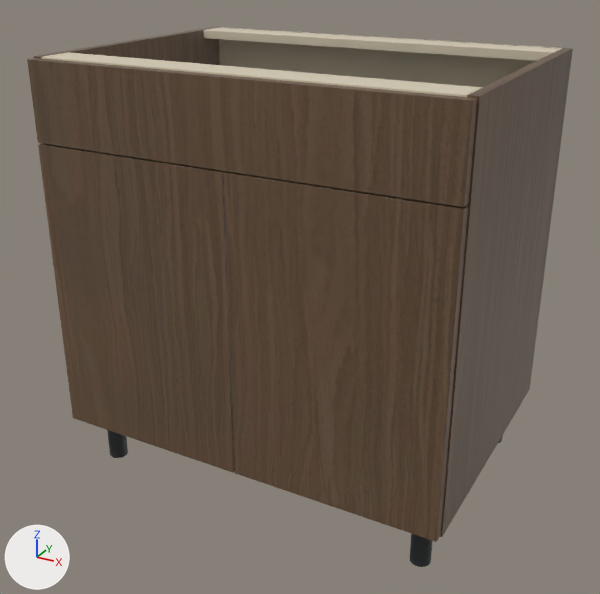
What one commit did to the glTF model storefront/public/cabinet-inventory/models/oppein-ply-mso-sb33.glb.
Rendered twice from a camera (50 mm lens) standing at (1.182, -1.728, 1.084) and looking at (0.415, -0.332, 0.386). The lights are fixed; the arrows at lower left show +X, +Y and +Z. The picture after the commit comes second. Where no turn or scale is listed for an object, it has been applied to the vertices.

The first picture shows 'Cabinet back', 'Cabinet side', 'Cabinet side.001', 'Door', 'Door.001', 'False drawer front', 'Top support rail', 'Top support rail.001' and 2 more.
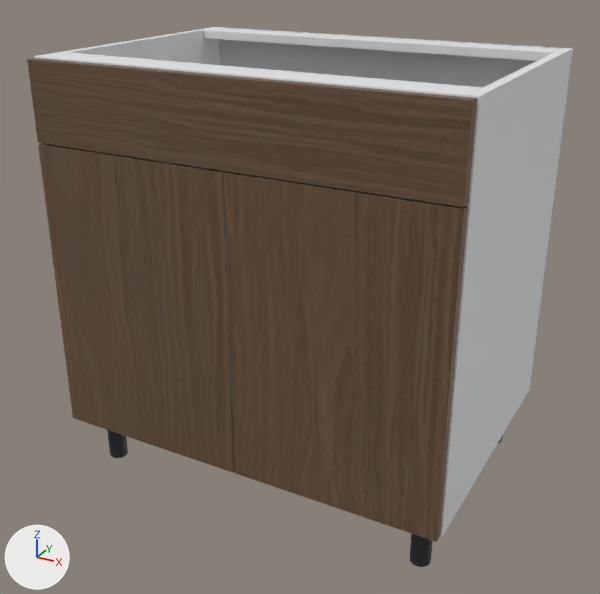
Patch to the scene script:
```diff
--- a/storefront/public/cabinet-inventory/models/oppein-ply-mso-sb33.glb.py
+++ b/storefront/public/cabinet-inventory/models/oppein-ply-mso-sb33.glb.py
@@ mat_white_cabinet_carcass @@
+mat_white_cabinet_carcass = principled_material('White cabinet carcass')
+mat_white_cabinet_carcass.base_color = (0.82, 0.83, 0.835)  # white #eaebec
+mat_white_cabinet_carcass.roughness = 0.48
@@ me_cube_002 @@
 me_cube_002.from_pydata(...)  # 56 vertices, 108 faces; spans x -0.401..0.401, y -0.006..0.006, z -0.381..0.381
-me_cube_002.materials.append(mat_cabinet_interior___visual_interpretation)  # beige #daceb6
+me_cube_002.materials.append(mat_white_cabinet_carcass)  # white #eaebec
@@ me_cube @@
 me_cube.from_pydata(...)  # 56 vertices, 108 faces; spans x -0.009..0.009, y -0.293..0.293, z -0.381..0.381
-me_cube.materials.append(mat_supplier_finish___smoked_oak)
+me_cube.materials.append(mat_white_cabinet_carcass)  # white #eaebec
@@ me_cube_001 @@
 me_cube_001.from_pydata(...)  # 56 vertices, 108 faces; spans x -0.009..0.009, y -0.293..0.293, z -0.381..0.381
-me_cube_001.materials.append(mat_supplier_finish___smoked_oak)
+me_cube_001.materials.append(mat_white_cabinet_carcass)  # white #eaebec
@@ me_cube_004 @@
 me_cube_004.from_pydata(...)  # 56 vertices, 108 faces; spans x -0.401..0.401, y -0.035..0.035, z -0.009..0.009
-me_cube_004.materials.append(mat_cabinet_interior___visual_interpretation)  # beige #daceb6
+me_cube_004.materials.append(mat_white_cabinet_carcass)  # white #eaebec
@@ me_cube_005 @@
 me_cube_005.from_pydata(...)  # 56 vertices, 108 faces; spans x -0.401..0.401, y -0.035..0.035, z -0.009..0.009
-me_cube_005.materials.append(mat_cabinet_interior___visual_interpretation)  # beige #daceb6
+me_cube_005.materials.append(mat_white_cabinet_carcass)  # white #eaebec
```

Boxes (x1, y1, x2, y2) around the edits, measured in the pictures (600 x 594 px):
'Cabinet side.001', recoloured (lighter)
    both: (440, 48, 573, 537)
'Cabinet back', recoloured (beige to white)
    both: (219, 27, 557, 88)
'Top support rail', recoloured
    both: (203, 27, 562, 61)
'Top support rail.001', recoloured (beige to white)
    both: (41, 52, 482, 97)
'Cabinet side', recoloured (lighter)
    both: (34, 27, 220, 65)
